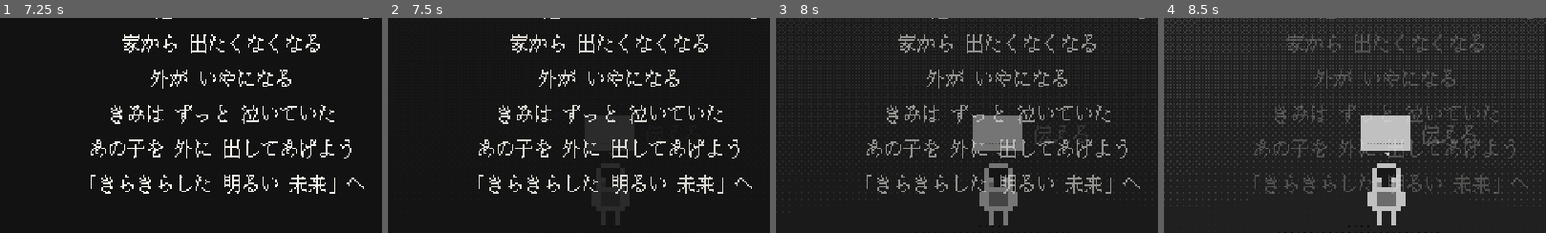
Above: before the commit, frames 1-4 (left to right).
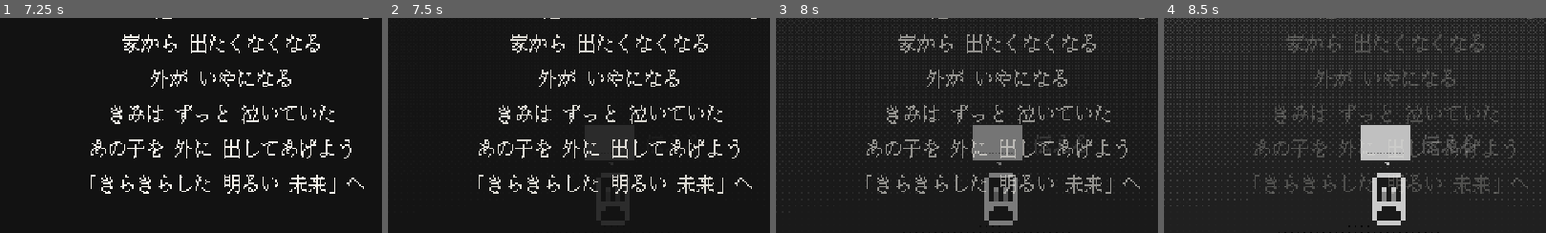
Above: after the commit, the same moments.

Repository: tmichiya/toru-3jam
Game: Godot game, scene res://scenes/main.tscn
Same seed, same stepped clock (60 frames per second), same inputs: the game is played once before the commit and once after it.
Inputs (mouse positions are % of the whole screen's width and height, from its top left):
- Up to frame 1 (7.25 s): click "やりなおす" at 0.5 s; click "もどる" at 1.25 s; click "やりなおす" at 2 s; click "もどる" at 2.75 s; click "やりなおす" at 3.5 s; click "もどる" at 4.25 s; tap Enter at 5 s; drag from (50, 50) to (60, 28) at 5.02 s; drag from (30, 55) to (45, 70) at 5.77 s; move the mouse to (60, 28) at 6.52 s; tap R at 6.6 s; click (60, 28) at 6.67 s
- Up to frame 2 (7.5 s): drag from (45, 70) to (20, 35) at 7.27 s
- Up to frame 3 (8 s): no input
- Up to frame 4 (8.5 s): move the mouse to (80, 65) at 8.02 s; tap Z at 8.1 s; click (80, 65) at 8.17 s; tap Space at 8.27 s
The pictures show only the part of the screen within x 21-71%, y 30-80%; the shares and areas given below are measured in that part.

Frame 1 is identical in both runs. In frame 2, 0.1% of the frame differs, in the area x 55-61%, y 72-75%; in frame 3, 3.1%; in frame 4, 3.3%, in the area x 51-82%, y 45-97%.

Commit message:
主人公を新しい元絵から作り直す
art/player/player_base.png (15x26) を元に、頭と体をずらしたり目・涙・腕・寝息を描き足して全アニメを生成する tools/gen_player_sprites.gd を追加 (旧い仮絵の生成スクリプトは削除)。元絵を描き直してスクリプトを実行し直せば全コマに反映される。主人公の足元・吹き出し・当たり判定を新しい大きさに合わせた。

Co-Authored-By: Claude Opus 5.5 <noreply@anthropic.com>

Diff:
--- a/art/player/player_frames.tres
+++ b/art/player/player_frames.tres
@@ -4,79 +4,79 @@
 
 [sub_resource type="AtlasTexture" id="at_idle_0"]
 atlas = ExtResource("1_sheet")
-region = Rect2(0, 0, 10, 14)
+region = Rect2(0, 0, 15, 26)
 
 [sub_resource type="AtlasTexture" id="at_idle_1"]
 atlas = ExtResource("1_sheet")
-region = Rect2(10, 0, 10, 14)
+region = Rect2(15, 0, 15, 26)
 
 [sub_resource type="AtlasTexture" id="at_cry_0"]
 atlas = ExtResource("1_sheet")
-region = Rect2(0, 14, 10, 14)
+region = Rect2(0, 26, 15, 26)
 
 [sub_resource type="AtlasTexture" id="at_cry_1"]
 atlas = ExtResource("1_sheet")
-region = Rect2(10, 14, 10, 14)
+region = Rect2(15, 26, 15, 26)
 
 [sub_resource type="AtlasTexture" id="at_happy_0"]
 atlas = ExtResource("1_sheet")
-region = Rect2(0, 28, 10, 14)
+region = Rect2(0, 52, 15, 26)
 
 [sub_resource type="AtlasTexture" id="at_happy_1"]
 atlas = ExtResource("1_sheet")
-region = Rect2(10, 28, 10, 14)
+region = Rect2(15, 52, 15, 26)
 
 [sub_resource type="AtlasTexture" id="at_sleep_0"]
 atlas = ExtResource("1_sheet")
-region = Rect2(0, 42, 10, 14)
+region = Rect2(0, 78, 15, 26)
 
 [sub_resource type="AtlasTexture" id="at_sleep_1"]
 atlas = ExtResource("1_sheet")
-region = Rect2(10, 42, 10, 14)
+region = Rect2(15, 78, 15, 26)
 
 [sub_resource type="AtlasTexture" id="at_wake_0"]
 atlas = ExtResource("1_sheet")
-region = Rect2(0, 56, 10, 14)
+region = Rect2(0, 104, 15, 26)
 
 [sub_resource type="AtlasTexture" id="at_wake_1"]
 atlas = ExtResource("1_sheet")
-region = Rect2(10, 56, 10, 14)
+region = Rect2(15, 104, 15, 26)
 
 [sub_resource type="AtlasTexture" id="at_walk_0"]
 atlas = ExtResource("1_sheet")
-region = Rect2(0, 70, 10, 14)
+region = Rect2(0, 130, 15, 26)
 
 [sub_resource type="AtlasTexture" id="at_walk_1"]
 atlas = ExtResource("1_sheet")
-region = Rect2(10, 70, 10, 14)
+region = Rect2(15, 130, 15, 26)
 
 [sub_resource type="AtlasTexture" id="at_walk_2"]
 atlas = ExtResource("1_sheet")
-region = Rect2(20, 70, 10, 14)
+region = Rect2(30, 130, 15, 26)
 
 [sub_resource type="AtlasTexture" id="at_walk_3"]
 atlas = ExtResource("1_sheet")
-region = Rect2(30, 70, 10, 14)
+region = Rect2(45, 130, 15, 26)
 
 [sub_resource type="AtlasTexture" id="at_search_0"]
 atlas = ExtResource("1_sheet")
-region = Rect2(0, 84, 10, 14)
+region = Rect2(0, 156, 15, 26)
 
 [sub_resource type="AtlasTexture" id="at_search_1"]
 atlas = ExtResource("1_sheet")
-region = Rect2(10, 84, 10, 14)
+region = Rect2(15, 156, 15, 26)
 
 [sub_resource type="AtlasTexture" id="at_think_0"]
 atlas = ExtResource("1_sheet")
-region = Rect2(0, 98, 10, 14)
+region = Rect2(0, 182, 15, 26)
 
 [sub_resource type="AtlasTexture" id="at_think_1"]
 atlas = ExtResource("1_sheet")
-region = Rect2(10, 98, 10, 14)
+region = Rect2(15, 182, 15, 26)
 
 [sub_resource type="AtlasTexture" id="at_tilt_0"]
 atlas = ExtResource("1_sheet")
-region = Rect2(0, 112, 10, 14)
+region = Rect2(0, 208, 15, 26)
 
 [resource]
 animations = [{
@@ -89,7 +89,7 @@
 }],
 "loop": true,
 "name": &"idle",
-"speed": 3.0
+"speed": 2.5
 }, {
 "frames": [{
 "duration": 1.0,
--- a/scenes/player.tscn
+++ b/scenes/player.tscn
@@ -8,12 +8,12 @@
 script = ExtResource("1_player")
 
 [node name="Sprite" type="AnimatedSprite2D" parent="."]
-position = Vector2(-5, -14)
+position = Vector2(-7, -19)
 sprite_frames = ExtResource("2_frames")
 animation = &"idle"
 autoplay = "idle"
 centered = false
 
 [node name="Bubble" type="Node2D" parent="."]
-position = Vector2(0, -18)
+position = Vector2(0, -16)
 script = ExtResource("3_bubble")
--- a/scripts/player.gd
+++ b/scripts/player.gd
@@ -11,6 +11,10 @@
 const WALK_SPEED := 42.0
 const ARRIVE_DIST := 5.0
 const KEY_COLOR := Color("ffd47e")
+## 絵の 1 コマ (15x26) の中で、足元 (体の下端の行 18) が原点に来るようにずらす
+const SPRITE_OFFSET := Vector2(-7, -19)
+## 見た目の体の大きさ (頭のてっぺん〜足元)。吹き出しの高さと、言葉を落とす当たり判定に使う
+const BODY_SIZE := Vector2(7, 12)
 
 @onready var sprite: AnimatedSprite2D = $Sprite
 @onready var bubble: Bubble = $Bubble
@@ -34,8 +38,8 @@
 		look_scale = v
 		if sprite:
 			sprite.scale = Vector2(v, v)
-			sprite.position = Vector2(-5, -14) * v
-			bubble.position = Vector2(0, -14 * v - 4)
+			sprite.position = SPRITE_OFFSET * v
+			bubble.position = Vector2(0, -BODY_SIZE.y * v - 4)
 
 
 func setup(g: Game) -> void:
@@ -87,7 +91,7 @@
 ## 主人公の見た目上の矩形 (画面座標)。言葉を落とす先の判定に使う
 func body_screen_rect() -> Rect2:
 	var o := get_global_transform_with_canvas().origin
-	return Rect2(o + Vector2(-5, -14) * look_scale, Vector2(10, 14) * look_scale)
+	return Rect2(o + Vector2(-BODY_SIZE.x / 2.0, -BODY_SIZE.y) * look_scale, BODY_SIZE * look_scale)
 
 
 func accepts_drop(screen_p: Vector2) -> bool:
@@ -195,10 +199,10 @@
 
 func _draw() -> void:
 	if _question_t > 0.0:
-		draw_string(UIConst.FONT, Vector2(3, roundf(-14 * look_scale) - 2), "？", HORIZONTAL_ALIGNMENT_LEFT, -1,
+		draw_string(UIConst.FONT, Vector2(3, roundf(-BODY_SIZE.y * look_scale) - 2), "？", HORIZONTAL_ALIGNMENT_LEFT, -1,
 			UIConst.FONT_SIZE, UIConst.TEXT_COLOR)
 	if _has_key or _ended:
 		# 手に持った鍵
 		var side := -1.0 if sprite.flip_h else 1.0
-		for p in [Vector2(6, -6), Vector2(7, -6), Vector2(8, -6), Vector2(8, -5), Vector2(5, -7), Vector2(5, -5), Vector2(4, -6)]:
+		for p in [Vector2(6, -4), Vector2(7, -4), Vector2(8, -4), Vector2(8, -3), Vector2(5, -5), Vector2(5, -3), Vector2(4, -4)]:
 			draw_rect(Rect2(Vector2(p.x * side, p.y), Vector2.ONE), KEY_COLOR)
--- a/tools/gen_player_placeholder.gd
+++ /dev/null
@@ -1,185 +0,0 @@
-extends SceneTree
-## 主人公の仮ドット絵 (スプライトシート) と SpriteFrames を生成する。
-## godot --headless --path . -s res://tools/gen_player_placeholder.gd
-##
-## 生成物:
-##   art/player/player_sheet.png   1コマ 10x14、行 = アニメ、列 = コマ (ANIMS の順)
-##   art/player/player_frames.tres 上の PNG を切り出した SpriteFrames
-## 差し替えるときは player_sheet.png を同じ並びで描き直せばそのまま反映される。
-## (コマ数やサイズを変えたいときはエディタで player_frames.tres を直接編集してもOK。
-##  足元が下端中央になるように scenes/player.tscn の Sprite の位置も合わせる)
-
-const W := 10
-const H := 14
-const COLS := 4
-const OUT_DIR := "res://art/player/"
-
-## [アニメ名, コマ数, fps, ループ]
-const ANIMS := [
-	["idle", 2, 3.0, true],
-	["cry", 2, 4.0, true],
-	["happy", 2, 6.0, true],
-	["sleep", 2, 1.5, true],
-	["wake", 2, 4.0, true],
-	["walk", 4, 8.0, true],
-	["search", 2, 4.0, true],
-	["think", 2, 2.0, true],
-	["tilt", 1, 1.0, true],
-]
-
-## 部屋の絵 (白い線画) に合わせて、白い輪郭 + 暗い塗り
-const LINE := Color("f4f1ea")
-const FILL := Color("1a1a1e")
-const CLOTH := Color("6f86b8")
-const TEAR := Color("6fb6ff")
-const CHEEK := Color("f0a0a8")
-
-
-func _init() -> void:
-	var img := Image.create(W * COLS, H * ANIMS.size(), false, Image.FORMAT_RGBA8)
-	img.fill(Color(0, 0, 0, 0))
-	for row in ANIMS.size():
-		for f in int(ANIMS[row][1]):
-			_draw_frame(img, Vector2i(f * W, row * H), ANIMS[row][0], f)
-	DirAccess.make_dir_recursive_absolute(ProjectSettings.globalize_path(OUT_DIR))
-	img.save_png(OUT_DIR + "player_sheet.png")
-	_write_frames()
-	print("generated ", OUT_DIR)
-	quit()
-
-
-## アニメとコマ番号から見た目のパラメータを決めて描く
-func _draw_frame(img: Image, o: Vector2i, anim: String, f: int) -> void:
-	var p := {
-		"head": Vector2i.ZERO, "body_dy": 0, "eyes": "open",
-		"tears": -1, "legs": 0, "arms": "down", "z": false, "smile": false,
-	}
-	match anim:
-		"idle":
-			p["head"] = Vector2i(0, f)
-		"cry":
-			p["eyes"] = "cry"
-			p["tears"] = f
-			p["head"] = Vector2i(0, 1)
-		"happy":
-			p["eyes"] = "happy"
-			p["smile"] = true
-			p["body_dy"] = -f
-			p["arms"] = "up" if f == 1 else "down"
-		"sleep":
-			p["eyes"] = "closed"
-			p["head"] = Vector2i(1, 1)
-			p["z"] = f == 1
-		"wake":
-			p["eyes"] = "open" if f == 0 else "closed"
-			p["arms"] = "up"
-		"walk":
-			p["legs"] = f + 1
-			p["head"] = Vector2i(0, f % 2)
-		"search":
-			p["eyes"] = "down"
-			p["head"] = Vector2i(f, 1)
-		"think":
-			p["eyes"] = "up"
-			p["arms"] = "chin"
-		"tilt":
-			p["head"] = Vector2i(1, 0)
-	_figure(img, o, p)
-
-
-func _figure(img: Image, o: Vector2i, p: Dictionary) -> void:
-	var by: int = p["body_dy"]
-	# 脚
-	var legs: Array = [[3, 6], [2, 7], [3, 6], [4, 5], [3, 6]][p["legs"]]
-	for x in legs:
-		for y in range(11, 14):
-			_px(img, o, x, y + (by if y < 13 else 0), LINE)
-	# 胴
-	for y in range(6, 11):
-		for x in range(2, 8):
-			var edge := x == 2 or x == 7 or y == 10
-			_px(img, o, x, y + by, LINE if edge else CLOTH)
-	# 腕
-	match p["arms"]:
-		"down":
-			for y in range(7, 10):
-				_px(img, o, 1, y + by, LINE)
-				_px(img, o, 8, y + by, LINE)
-		"up":
-			for y in range(3, 7):
-				_px(img, o, 0, y + by, LINE)
-				_px(img, o, 9, y + by, LINE)
-		"chin":
-			for y in range(7, 10):
-				_px(img, o, 1, y + by, LINE)
-			_px(img, o, 8, 6 + by, LINE)
-			_px(img, o, 7, 5 + by, LINE)
-	# 頭 (6x5)
-	var h: Vector2i = Vector2i(2, 0) + p["head"] + Vector2i(0, by)
-	for x in range(1, 5):
-		_px(img, o, h.x + x, h.y, LINE)
-		_px(img, o, h.x + x, h.y + 5, LINE)
-	for y in range(1, 5):
-		_px(img, o, h.x, h.y + y, LINE)
-		_px(img, o, h.x + 5, h.y + y, LINE)
-		for x in range(1, 5):
-			_px(img, o, h.x + x, h.y + y, FILL)
-	# 目
-	var el: Vector2i = h + Vector2i(1, 2)
-	var er: Vector2i = h + Vector2i(4, 2)
-	match p["eyes"]:
-		"open":
-			_px(img, o, el.x, el.y, LINE)
-			_px(img, o, er.x, er.y, LINE)
-		"up":
-			_px(img, o, el.x, el.y - 1, LINE)
-			_px(img, o, er.x, er.y - 1, LINE)
-		"down", "cry":
-			_px(img, o, el.x, el.y + 1, LINE)
-			_px(img, o, er.x, er.y + 1, LINE)
-		"closed", "happy":
-			_px(img, o, el.x, el.y + 1, LINE)
-			_px(img, o, er.x, er.y + 1, LINE)
-			_px(img, o, el.x + 1, el.y + (0 if p["eyes"] == "happy" else 1), LINE)
-			_px(img, o, er.x - 1, er.y + (0 if p["eyes"] == "happy" else 1), LINE)
-	if p["eyes"] == "happy":
-		_px(img, o, el.x, el.y + 2, CHEEK)
-		_px(img, o, er.x, er.y + 2, CHEEK)
-	if p["smile"]:
-		_px(img, o, h.x + 2, h.y + 4, LINE)
-		_px(img, o, h.x + 3, h.y + 4, LINE)
-	# 涙
-	if p["tears"] >= 0:
-		for e in [el, er]:
-			_px(img, o, e.x, e.y + 2 + p["tears"], TEAR)
-	# 寝息
-	if p["z"]:
-		for q in [Vector2i(7, 0), Vector2i(8, 0), Vector2i(9, 0), Vector2i(8, 1), Vector2i(7, 2), Vector2i(8, 2), Vector2i(9, 2)]:
-			_px(img, o, q.x, q.y, LINE)
-
-
-func _px(img: Image, o: Vector2i, x: int, y: int, c: Color) -> void:
-	if x < 0 or x >= W or y < 0 or y >= H:
-		return
-	img.set_pixel(o.x + x, o.y + y, c)
-
-
-func _write_frames() -> void:
-	var subs := ""
-	var anims := []
-	for row in ANIMS.size():
-		var a: Array = ANIMS[row]
-		var frames := []
-		for f in int(a[1]):
-			var id := "at_%s_%d" % [a[0], f]
-			subs += "[sub_resource type=\"AtlasTexture\" id=\"%s\"]\natlas = ExtResource(\"1_sheet\")\nregion = Rect2(%d, %d, %d, %d)\n\n" % [id, f * W, row * H, W, H]
-			frames.append("{\n\"duration\": 1.0,\n\"texture\": SubResource(\"%s\")\n}" % id)
-		anims.append("{\n\"frames\": [%s],\n\"loop\": %s,\n\"name\": &\"%s\",\n\"speed\": %.1f\n}" % [
-			", ".join(frames), "true" if a[3] else "false", a[0], a[2]])
-	var txt := "[gd_resource type=\"SpriteFrames\" format=3]\n\n"
-	txt += "[ext_resource type=\"Texture2D\" path=\"%splayer_sheet.png\" id=\"1_sheet\"]\n\n" % OUT_DIR
-	txt += subs
-	txt += "[resource]\nanimations = [%s]\n" % ", ".join(anims)
-	var f := FileAccess.open(OUT_DIR + "player_frames.tres", FileAccess.WRITE)
-	f.store_string(txt)
-	f.close()
--- /dev/null
+++ b/tools/gen_player_sprites.gd
@@ -0,0 +1,191 @@
+extends SceneTree
+## 主人公の元絵 (art/player/player_base.png) から、全部のアニメのコマを作る。
+## godot --headless --path . -s res://tools/gen_player_sprites.gd
+##
+## 元絵 1枚を「頭」と「体」に分け、ずらしたり、目・涙・腕・寝息を描き足してコマにする。
+## 元絵を描き直したらこのスクリプトを実行し直せば全部のコマに反映される。
+## 生成物:
+##   art/player/player_sheet.png   1コマ = 元絵と同じ大きさ。行 = アニメ、列 = コマ (ANIMS の順)
+##   art/player/player_frames.tres 上の PNG を切り出した SpriteFrames
+## (1コマずつ手で描きたくなったら player_sheet.png を直接描き直してもよい。その場合はこのスクリプトを実行しないこと)
+
+const BASE := "res://art/player/player_base.png"
+const OUT_DIR := "res://art/player/"
+const COLS := 4
+
+## 元絵の中の場所 (元絵が変わったらここを合わせる)
+const HEAD_ROWS := Vector2i(7, 13)     # 頭の行 (上端, 下端)
+const BODY_ROWS := Vector2i(14, 18)    # 体の行
+const EYES := [Vector2i(6, 9), Vector2i(6, 10), Vector2i(8, 9), Vector2i(8, 10)]  # 目の画素
+const ARM_L := Vector2i(4, 15)         # 腕の付け根 (体の左右のふくらみ)
+const ARM_R := Vector2i(10, 15)
+
+const LINE := Color("ffffff")
+const FILL := Color("1b1b1b")
+const TEAR := Color("6fb6ff")
+const CHEEK := Color("f0a0a8")
+
+## [アニメ名, コマ数, fps, ループ]
+const ANIMS := [
+	["idle", 2, 2.5, true],
+	["cry", 2, 4.0, true],
+	["happy", 2, 6.0, true],
+	["sleep", 2, 1.5, true],
+	["wake", 2, 4.0, true],
+	["walk", 4, 8.0, true],
+	["search", 2, 4.0, true],
+	["think", 2, 2.0, true],
+	["tilt", 1, 1.0, true],
+]
+
+var base: Image
+var W := 0
+var H := 0
+
+
+func _init() -> void:
+	base = Image.load_from_file(ProjectSettings.globalize_path(BASE))
+	base.convert(Image.FORMAT_RGBA8)
+	W = base.get_width()
+	H = base.get_height()
+	var sheet := Image.create(W * COLS, H * ANIMS.size(), false, Image.FORMAT_RGBA8)
+	sheet.fill(Color(0, 0, 0, 0))
+	for row in ANIMS.size():
+		for f in int(ANIMS[row][1]):
+			var fr := _frame(ANIMS[row][0], f)
+			sheet.blit_rect(fr, Rect2i(0, 0, W, H), Vector2i(f * W, row * H))
+	sheet.save_png(OUT_DIR + "player_sheet.png")
+	_write_frames()
+	print("generated ", OUT_DIR, " frame ", W, "x", H)
+	quit()
+
+
+## アニメとコマ番号から、頭と体のずらし方・目などの描き足しを決める
+func _frame(anim: String, f: int) -> Image:
+	var p := {
+		"head": Vector2i.ZERO, "body": Vector2i.ZERO, "eyes": "open",
+		"tears": -1, "arms": "", "z": false, "cheek": false,
+	}
+	match anim:
+		"idle":
+			p["head"] = Vector2i(0, f)          # 息をするように頭が上下
+		"cry":
+			p["eyes"] = "down"
+			p["head"] = Vector2i(0, 1)
+			p["tears"] = f
+		"happy":
+			p["eyes"] = "happy"
+			p["cheek"] = true
+			p["head"] = Vector2i(0, -f)
+			p["body"] = Vector2i(0, -f)         # ぴょんと跳ねる
+			p["arms"] = "up" if f == 1 else ""
+		"sleep":
+			p["eyes"] = "closed"
+			p["head"] = Vector2i(1, 1)          # 首がかくん
+			p["z"] = f == 1
+		"wake":
+			p["eyes"] = "wide" if f == 0 else "closed"
+			p["arms"] = "up"
+		"walk":
+			var bob: int = [0, -1, 0, -1][f]
+			var lean: int = [0, 1, 0, -1][f]
+			p["head"] = Vector2i(lean, bob)
+			p["body"] = Vector2i(0, bob)
+		"search":
+			p["eyes"] = "down"
+			p["head"] = Vector2i(-1 if f == 0 else 1, 1)
+		"think":
+			p["eyes"] = "up"
+			p["arms"] = "chin"
+			p["head"] = Vector2i(0, -f)
+		"tilt":
+			p["head"] = Vector2i(1, 0)
+			p["eyes"] = "up"
+	return _compose(p)
+
+
+func _compose(p: Dictionary) -> Image:
+	var img := Image.create(W, H, false, Image.FORMAT_RGBA8)
+	img.fill(Color(0, 0, 0, 0))
+	var hd: Vector2i = p["head"]
+	var bd: Vector2i = p["body"]
+	# 体 → 頭 の順に重ねる (頭が上に乗る)
+	_copy_rows(img, BODY_ROWS, bd)
+	_copy_rows(img, HEAD_ROWS, hd)
+	# 目を描き直す
+	for e in EYES:
+		_px(img, e + hd, FILL)
+	var eyes := _eye_pixels(str(p["eyes"]))
+	for e in eyes:
+		_px(img, e + hd, LINE)
+	if p["cheek"]:
+		_px(img, Vector2i(5, 11) + hd, CHEEK)
+		_px(img, Vector2i(9, 11) + hd, CHEEK)
+	if p["tears"] >= 0:
+		for x in [6, 8]:
+			_px(img, Vector2i(x, 11 + p["tears"]) + hd, TEAR)
+			_px(img, Vector2i(x, 12 + p["tears"]) + hd, TEAR)
+	match p["arms"]:
+		"up":
+			for i in 3:
+				_px(img, ARM_L + bd + Vector2i(-1, -1 - i), LINE)
+				_px(img, ARM_R + bd + Vector2i(1, -1 - i), LINE)
+		"chin":
+			_px(img, ARM_R + bd + Vector2i(1, -1), LINE)
+			_px(img, ARM_R + bd + Vector2i(1, -2), LINE)
+			_px(img, ARM_R + bd + Vector2i(0, -3), LINE)
+	if p["z"]:
+		for q in [Vector2i(11, 3), Vector2i(12, 3), Vector2i(13, 3), Vector2i(12, 4), Vector2i(11, 5), Vector2i(12, 5), Vector2i(13, 5)]:
+			_px(img, q, LINE)
+	return img
+
+
+## 目の形 (元の目は縦2画素)
+func _eye_pixels(kind: String) -> Array:
+	match kind:
+		"closed":
+			return [Vector2i(6, 10), Vector2i(8, 10)]
+		"happy":
+			return [Vector2i(6, 9), Vector2i(8, 9)]
+		"up":
+			# 頭のふちに付かないよう、上向きは目を短くして上だけ残す
+			return [Vector2i(5, 9), Vector2i(7, 9)]
+		"down":
+			return [Vector2i(6, 10), Vector2i(6, 11), Vector2i(8, 10), Vector2i(8, 11)]
+		"wide":
+			return [Vector2i(6, 9), Vector2i(6, 10), Vector2i(6, 11), Vector2i(8, 9), Vector2i(8, 10), Vector2i(8, 11)]
+	return EYES
+
+
+func _copy_rows(dst: Image, rows: Vector2i, offset: Vector2i) -> void:
+	for y in range(rows.x, rows.y + 1):
+		for x in W:
+			var c := base.get_pixel(x, y)
+			if c.a > 0.0:
+				_px(dst, Vector2i(x, y) + offset, c)
+
+
+func _px(img: Image, p: Vector2i, c: Color) -> void:
+	if p.x >= 0 and p.x < W and p.y >= 0 and p.y < H:
+		img.set_pixelv(p, c)
+
+
+func _write_frames() -> void:
+	var subs := ""
+	var anims := []
+	for row in ANIMS.size():
+		var a: Array = ANIMS[row]
+		var frames := []
+		for f in int(a[1]):
+			var id := "at_%s_%d" % [a[0], f]
+			subs += "[sub_resource type=\"AtlasTexture\" id=\"%s\"]\natlas = ExtResource(\"1_sheet\")\nregion = Rect2(%d, %d, %d, %d)\n\n" % [id, f * W, row * H, W, H]
+			frames.append("{\n\"duration\": 1.0,\n\"texture\": SubResource(\"%s\")\n}" % id)
+		anims.append("{\n\"frames\": [%s],\n\"loop\": %s,\n\"name\": &\"%s\",\n\"speed\": %.1f\n}" % [
+			", ".join(frames), "true" if a[3] else "false", a[0], a[2]])
+	var txt := "[gd_resource type=\"SpriteFrames\" format=3]\n\n"
+	txt += "[ext_resource type=\"Texture2D\" path=\"%splayer_sheet.png\" id=\"1_sheet\"]\n\n" % OUT_DIR
+	txt += subs
+	txt += "[resource]\nanimations = [%s]\n" % ", ".join(anims)
+	var f := FileAccess.open(OUT_DIR + "player_frames.tres", FileAccess.WRITE)
+	f.store_string(txt)
+	f.close()
Binary file added: art/player/player_base.png
Not shown, added: art/player/player_base.png.import
Binary file changed: art/player/player_sheet.png
Not shown, removed: tools/gen_player_placeholder.gd.uid
Not shown, added: tools/gen_player_sprites.gd.uid
